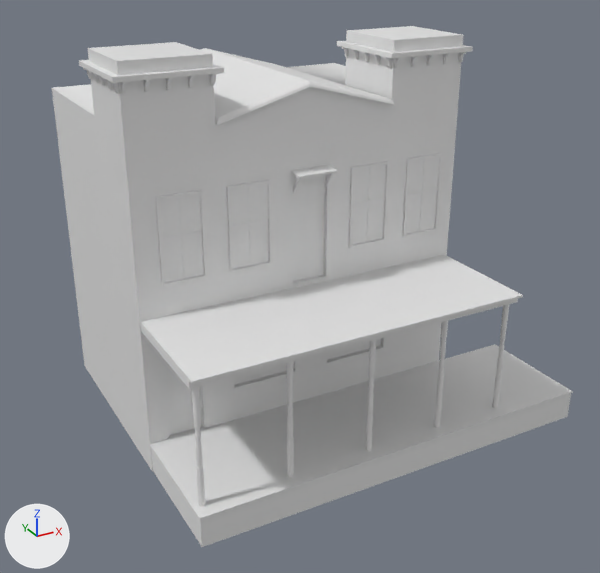
A saved change to the FBX model Assets/Art/Models/building_1.fbx.
Before and after are seen from a 50 mm camera at (-4.51, -15.01, 10.48) aimed at (4.76, 1.85, 2.06). Every picture has the same lights, and +X, +Y and +Z are marked at lower left. Materials are left out; every surface is plain grey. Where no turn or scale is listed for an object, it has been applied to the vertices. Vertices at the same position are counted once.

Objects in the first picture: 'building_1'.
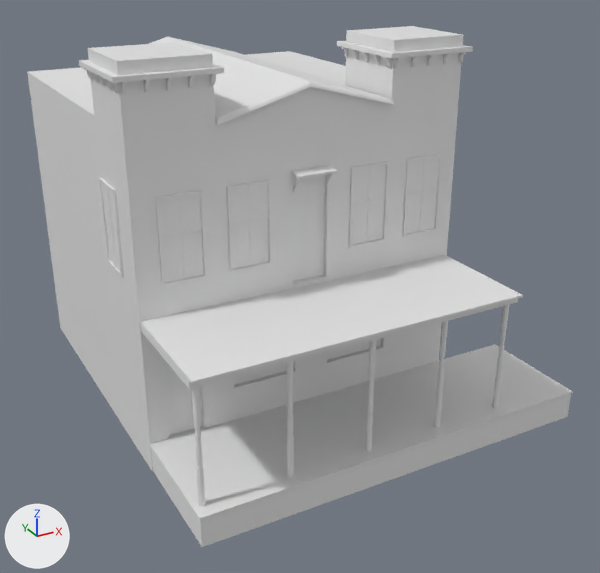
Pixel boxes (x1, y1, x2, y2) of what changed, in the pictures (600 x 573 px; the box of a moved part takes in the faces that stretch with it):
'building_1', reshaped
    before: (52, 26, 573, 547)
    after: (27, 26, 573, 547)
part 1 of me_mesh, added
    after: (99, 178, 124, 277)
part 2 of me_mesh, moved or reshaped
    before: (52, 48, 387, 428)
    after: (27, 37, 387, 428)

Diff of the bpy script that builds the scene:
```diff
--- a/Assets/Art/Models/building_1.fbx.py
+++ b/Assets/Art/Models/building_1.fbx.py
@@ me_mesh @@
 # used by ob_building_1; location = (0.0, 0.0, 0.0)
-me_mesh.from_pydata(...)  # 4998 vertices, 4069 faces; spans x -0.16..9.77, y -2.82..5.5, z -0.72..8.19
+me_mesh.from_pydata(...)  # 5054 vertices, 4106 faces; spans x -0.16..9.77, y -2.82..8.15, z -0.72..8.19
+# me_mesh part 1: the loose piece of 16 vertices spanning x 0.53..1.51, y -0.05..0.05, z 3.68..5.56 is copied, and the copy is turned -90 degrees about the z axis through its middle, then moved by (-1.03, 1.33, 0.0); it spans x -0.05..0.04, y 0.84..1.82, z 3.68..5.56
+# me_mesh part 2: 28 vertices moved from x 0.0..7.87, y 5.5, z -0.72..6.85 to x 0.0..7.87, y 8.15, z -0.72..6.85; 16 vertices removed from x 0.0..6.02, y 1.91..5.5, z 3.68..7.52; 24 vertices added at x -0.03..6.02, y 0.84..8.15, z 3.69..7.52
```
